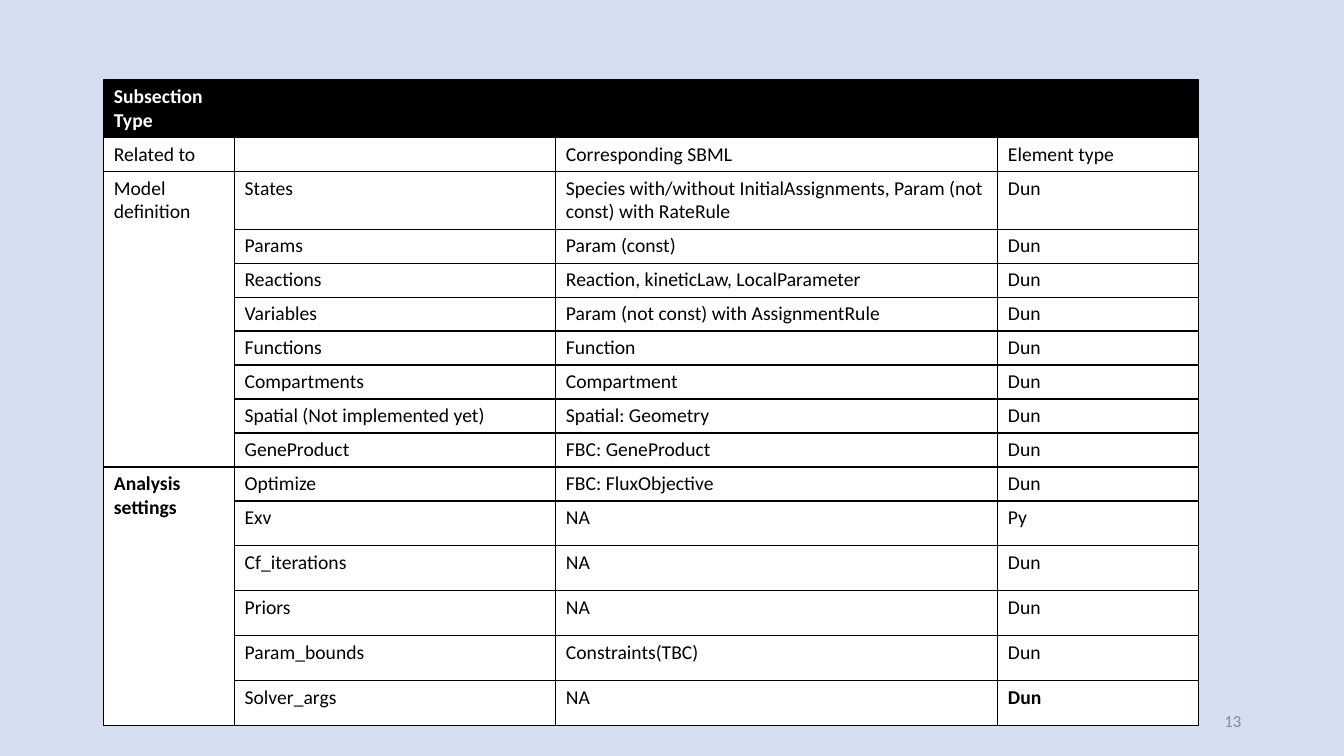
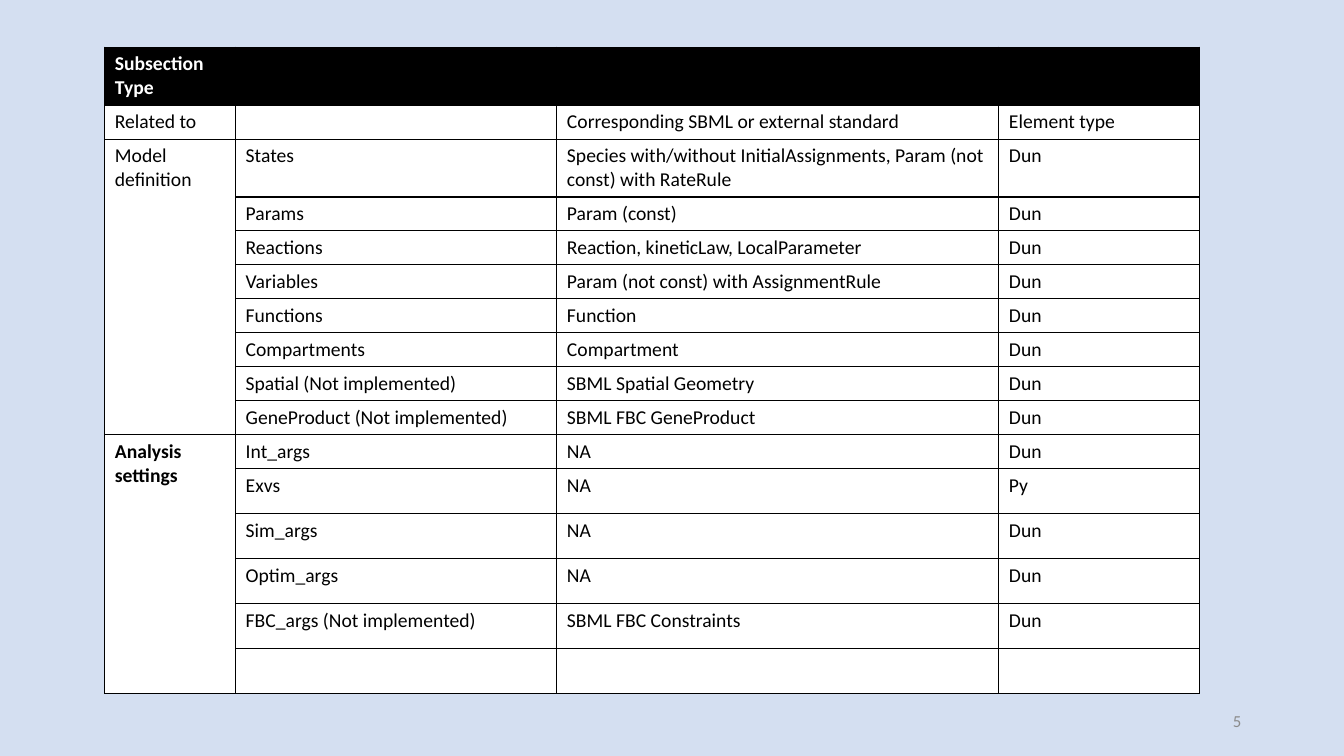
Before and after one commit to russellnjk/dunlin, a slide deck: slide 5 of dunlin_about.pptx (slide 13 before the commit). Drawn at 1344x756 pixels with LibreOffice and Linux fonts; fonts in the diff are those of the drawing. Boxes give left, top, right and bottom in pixels: in the first picture for what was removed or moved away, otherwise in the second. Text is boxed around its words. In the diff, an @@ line names an element or a change of style, - is before the commit and + after.

```diff
--- a/dunlin_about.pptx
+++ b/dunlin_about.pptx
@@ table at box(105, 47, 1201, 689) @@
-row 2, column 3: Corresponding SBML
+row 2, column 3: Corresponding SBML or external standard
-row 9, column 2: Spatial (Not implemented yet)
+row 9, column 2: Spatial (Not implemented)
-row 9, column 3: Spatial: Geometry
+row 9, column 3: SBML Spatial Geometry
-row 10, column 2: GeneProduct
+row 10, column 2: GeneProduct (Not implemented)
-row 10, column 3: FBC: GeneProduct
+row 10, column 3: SBML FBC GeneProduct
-row 11, column 2: Optimize
+row 11, column 2: Int_args
-row 11, column 3: FBC: FluxObjective
+row 11, column 3: NA
-row 12, column 2: Exv
+row 12, column 2: Exvs
-row 13, column 2: Cf_iterations
+row 13, column 2: Sim_args
-row 14, column 2: Priors
+row 14, column 2: Optim_args
-row 15, column 2: Param_bounds
+row 15, column 2: FBC_args (Not implemented)
-row 15, column 3: Constraints(TBC)
+row 15, column 3: SBML FBC Constraints
-row 16:  | Solver_args | NA | Dun
+row 16:  |  |  | 
@@ table: place and size @@
-table at box(104, 80, 1200, 721)
+table at box(105, 47, 1201, 689)
@@ page number at box(1233, 716, 1241, 727): text changed @@
-13
+5
```
Also in this commit, not shown: 2 other slides changed, 3 slides removed, 27 other files.
